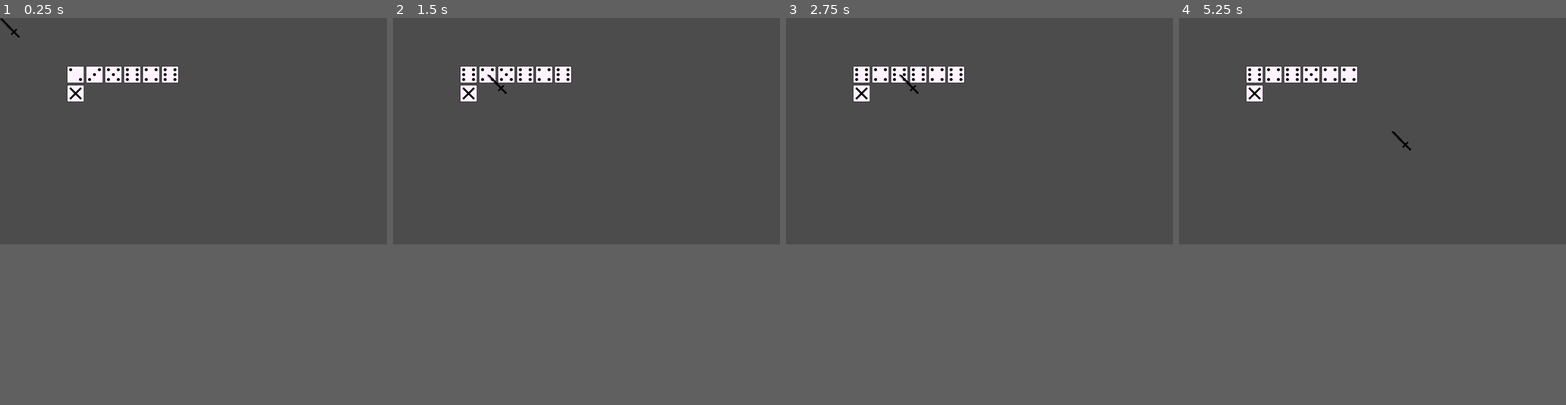
Above: before the commit, frames 1-4 (left to right).
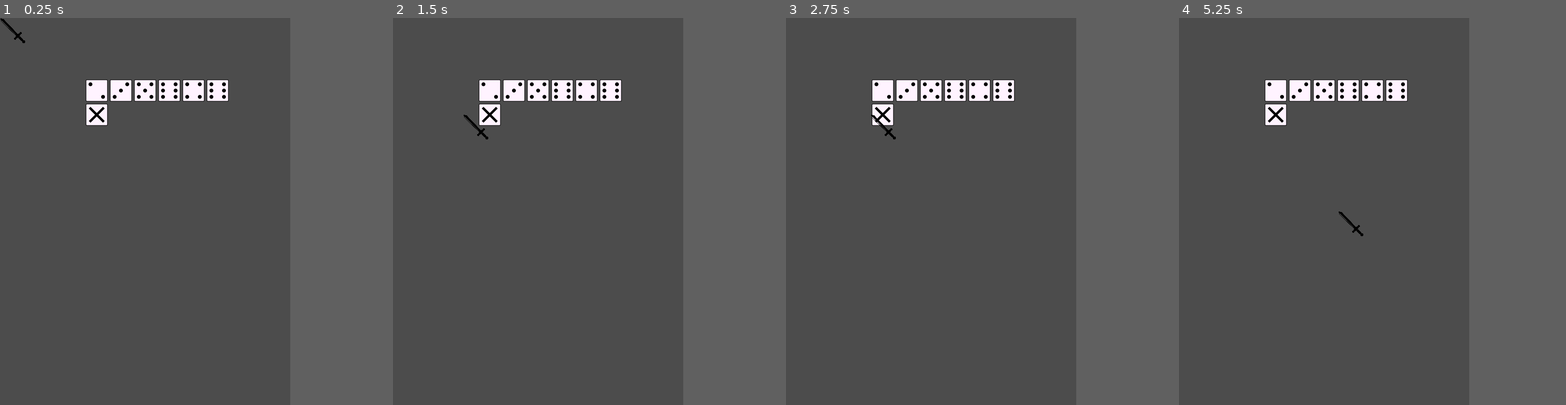
Above: after the commit, the same moments.

Repository: mraich/lantern
Game: Godot game, scene res://scenes/world.tscn
The game is run twice, just before and just after one commit, with the same random seed, the same clock (stepped at 60 frames per second) and the same inputs.
Inputs (mouse positions are in pixels of both pictures, inside the frame that each line leads up to):
- Up to frame 1 (0.25 s): no input
- Up to frame 2 (1.5 s): tap Enter at 0.5 s; move the mouse to (470, 76) at 0.52 s; hold Right mouse button (right_click) 0.53-1.28 s; click (470, 76) at 0.67 s; tap Space at 1.25 s; move the mouse to (485, 76) at 1.27 s; right-click (485, 76) at 1.35 s; click (485, 76) at 1.42 s
- Up to frame 3 (2.75 s): tap Enter at 2 s; move the mouse to (898, 76) at 2.02 s; hold Right mouse button (right_click) from 2.03 s (still down); click (898, 76) at 2.17 s
- Up to frame 4 (5.25 s): tap Space at 2.75, 4.25 s; move the mouse to (1310, 76) at 2.77 s; release Right mouse button (right_click) at 2.78 s; right-click (1310, 76) at 2.85 s; click (1310, 76) at 2.92 s; tap Enter at 3.5 s; move the mouse to (1329, 76) at 3.52 s; hold Right mouse button (right_click) 3.53-4.28 s; click (1329, 76) at 3.67 s; move the mouse to (1349, 76) at 4.27 s; right-click (1349, 76) at 4.35 s; click (1349, 76) at 4.42 s; move the mouse to (1391, 130) at 5.02 s; hold Right mouse button (right_click) from 5.03 s (still down); click (1391, 130) at 5.17 s
In our replay, the window is 800x468 before the commit and 600x800 after it. These sizes can differ from the game's own. Grey fills any space a smaller window leaves; there, only what the larger window draws over its background counts as a difference.

The runs differ from the first frame. In frame 1, 3.4% of the frame differs, in the area x 0-60%, y 0-28%; in frame 2, 3.4%; in frame 3, 3.4%; in frame 4, 3.5%, in the area x 17-60%, y 12-57%.

Commit message:
Képernyőbeállítások:: Portrait, 600x800 képpont, keret nélkül, teljes képernyős, a nyújtás módja 2d és keep az arány.

Diff:
--- a/project.godot
+++ b/project.godot
@@ -23,6 +23,16 @@
 
 globals="*res://scripts/resource/globals.gd"
 
+[display]
+
+window/size/width=600
+window/size/height=800
+window/size/borderless=true
+window/size/fullscreen=true
+window/handheld/orientation="portrait"
+window/stretch/mode="2d"
+window/stretch/aspect="keep"
+
 [input]
 
 left_click={
